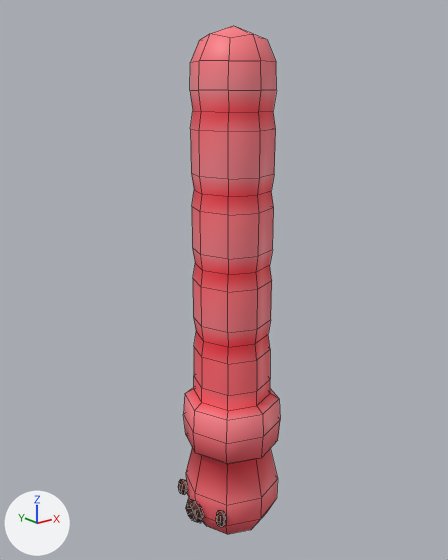
Two versions of the FBX model Assets/Art/Characters/Worm/Worm.fbx, one commit apart.
Rendered twice from a 50 mm camera at (-0.507, -0.616, 0.647) aimed at (-0.004, 0.012, 0.396). The lights are fixed; the arrows at lower left show +X, +Y and +Z. Mesh edges are drawn as thin lines. Where no turn or scale is listed for an object, it has been applied to the vertices.

In view in the first picture: 'Worm'.
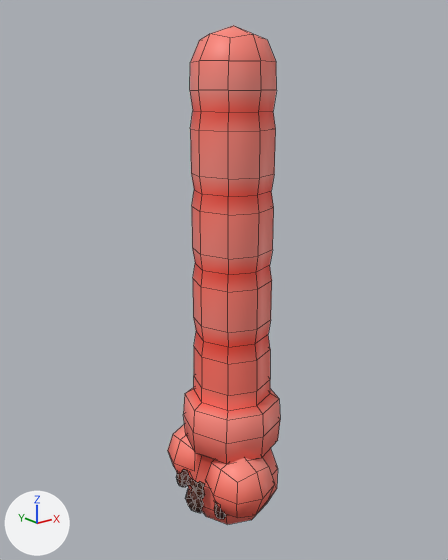
Changed parts and their boxes [x1, y1, x2, y2] in the pictures (448 x 560 px; the box of a moved part takes in the faces that stretch with it):
'Worm', reshaped (10% wider)
    before: [178, 26, 280, 534]
    after: [168, 26, 280, 525]
part 1 of me_cube_001, added
    after: [180, 469, 205, 499]
part 2 of me_cube_001, added (red)
    after: [206, 458, 275, 518]
part 3 of me_cube_001, added (red)
    after: [168, 424, 197, 477]
part 4 of me_cube_001, moved or reshaped
    before: [178, 448, 277, 534]
    after: [176, 448, 278, 525]
part 5 of me_cube_001, surface changed
    both: [184, 107, 271, 464]

Diff of the bpy script that builds the scene:
```diff
--- a/Assets/Art/Characters/Worm/Worm.fbx.py
+++ b/Assets/Art/Characters/Worm/Worm.fbx.py
@@ me_cube_001 @@
 # used by ob_worm; location = (0.0, 0.0, 0.0)
-me_cube_001.from_pydata(...)  # 270 vertices, 264 faces; spans x -0.076..0.068, y -0.068..0.068, z 0.013..0.716
+me_cube_001.from_pydata(...)  # 390 vertices, 380 faces; spans x -0.077..0.068, y -0.095..0.095, z 0.03..0.716
+# me_cube_001 part 1: a new loose piece of 68 vertices spanning x -0.077..-0.065, y -0.024..0.024, z 0.096..0.124, in mat_material (picture img_environment_tx_psd)
+# me_cube_001 part 2: a new loose piece of 26 vertices spanning x -0.071..0.024, y -0.095..0.0, z 0.071..0.166, in mat_material (picture img_environment_tx_psd)
+# me_cube_001 part 3: a new loose piece of 26 vertices spanning x -0.071..0.024, y -0.007..0.095, z 0.071..0.166, in mat_material (picture img_environment_tx_psd)
+# me_cube_001 part 4
+# 56 vertices in x -0.076..0.067, y -0.067..0.067, z 0.013..0.093 move by (0.0, 0.0, 0.017)
+# 53 vertices move from x -0.076..-0.05, y -0.053..0.053, z 0.06..0.086 to x -0.076..-0.048, y -0.055..0.055, z 0.073..0.107
+# me_cube_001 part 5: 184 kept faces spanning x -0.068..0.068, y -0.068..0.068, z 0.03..0.716 get new texture (UV) coordinates
 me_cube_001.materials.append(mat_material)
```
